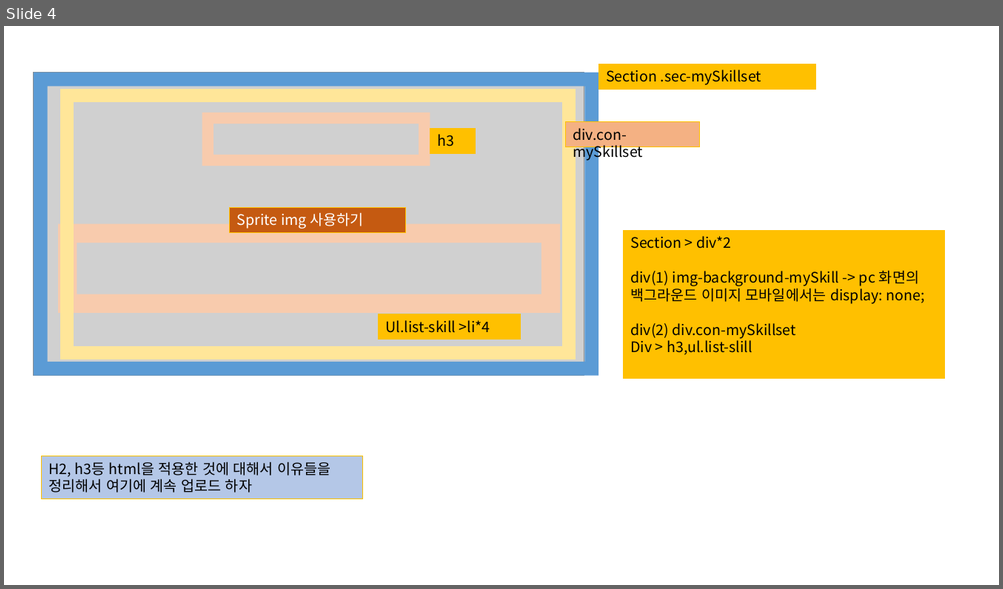
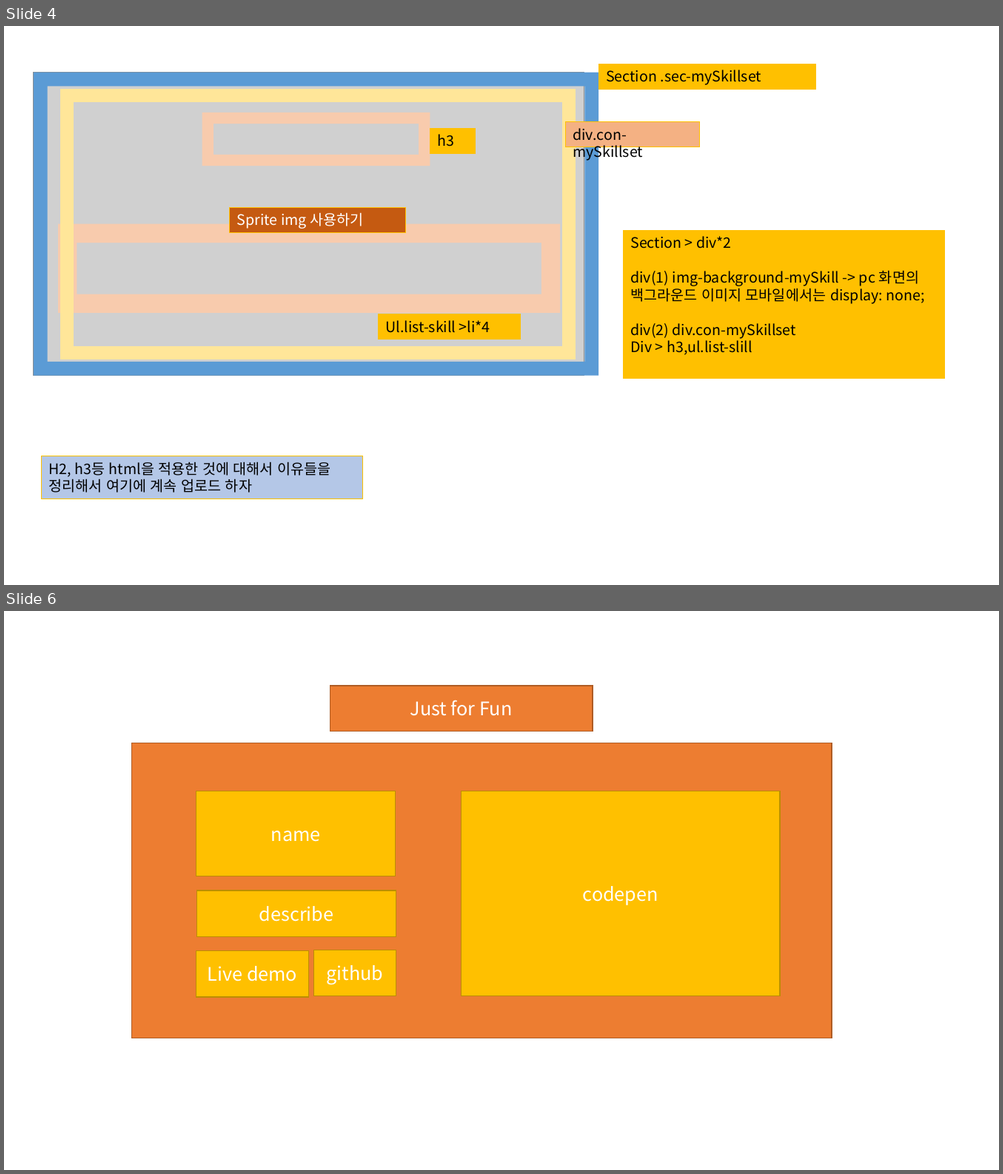
Before and after one commit to yeeSilver/resume, a slide deck: txt/보리스쿨1기.pptx. Shown one above the other, each under a label of ours: slide 4 before the commit, slides 4 and 6 after it; the slides between them are not shown. The pictures are 1003x589 and 1003x1174 pixels, drawn with LibreOffice and Linux fonts; fonts in the diff are those of the drawing; grey boxes stand for pictures. Boxes give left, top, right and bottom in pixels: in the first picture for what was removed or moved away, otherwise in the second. Text is boxed around its words. In the diff, an @@ line names an element or a change of style, - is before the commit and + after.

```diff
--- a/txt/보리스쿨1기.pptx
+++ b/txt/보리스쿨1기.pptx
@@ slide 6 added at (4, 611, 999, 1170), background #FFFFFF @@
@@ rectangle added at (330, 686, 593, 731), fill #ED7D31, outline #AF5C24 1 pt, 18 pt, text #FFFFFF @@
+Just for Fun
@@ rectangle added at (131, 743, 831, 1039), fill #ED7D31, outline #AF5C24 1 pt @@
@@ rectangle added at (196, 792, 395, 877), fill #FFC000, outline #BD8E00 1 pt, 18 pt, text #FFFFFF @@
+name
@@ rectangle added at (461, 792, 780, 997), fill #FFC000, outline #BD8E00 1 pt, 18 pt, text #FFFFFF @@
+codepen
@@ rectangle added at (196, 891, 395, 937), fill #FFC000, outline #BD8E00 1 pt, 18 pt, text #FFFFFF @@
+describe
@@ rectangle added at (196, 951, 309, 997), fill #FFC000, outline #BD8E00 1 pt, 18 pt, text #FFFFFF @@
+Live demo
@@ rectangle added at (313, 951, 396, 997), fill #FFC000, outline #BD8E00 1 pt, 18 pt, text #FFFFFF @@
+github
```
Also in this commit, not shown: 3 other slides added, 8 other files.
